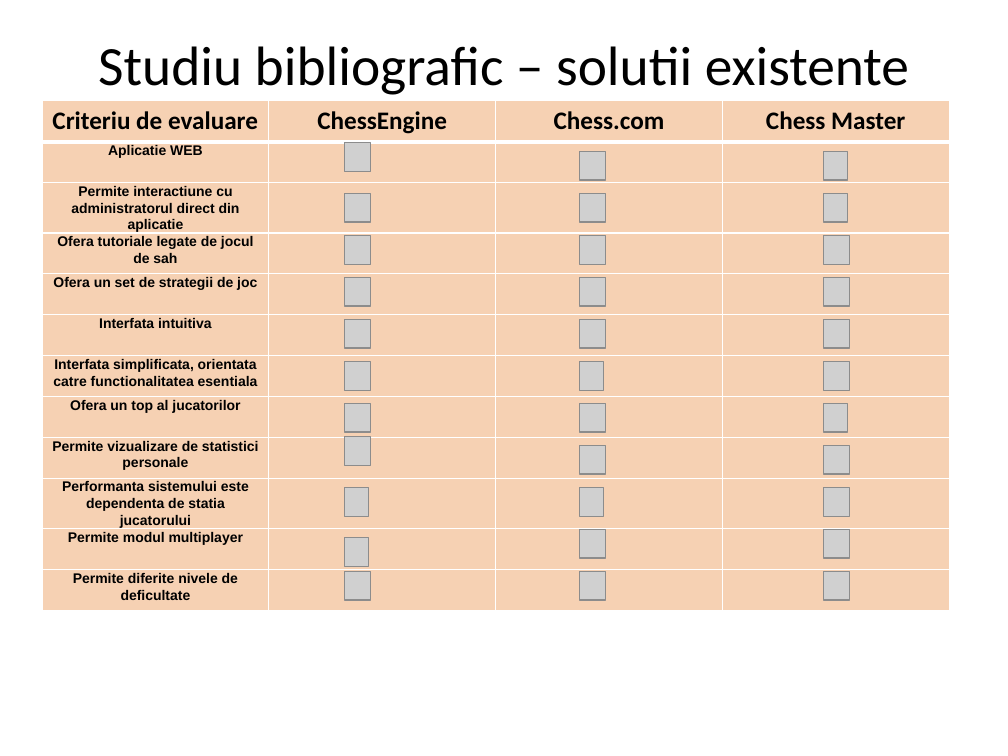
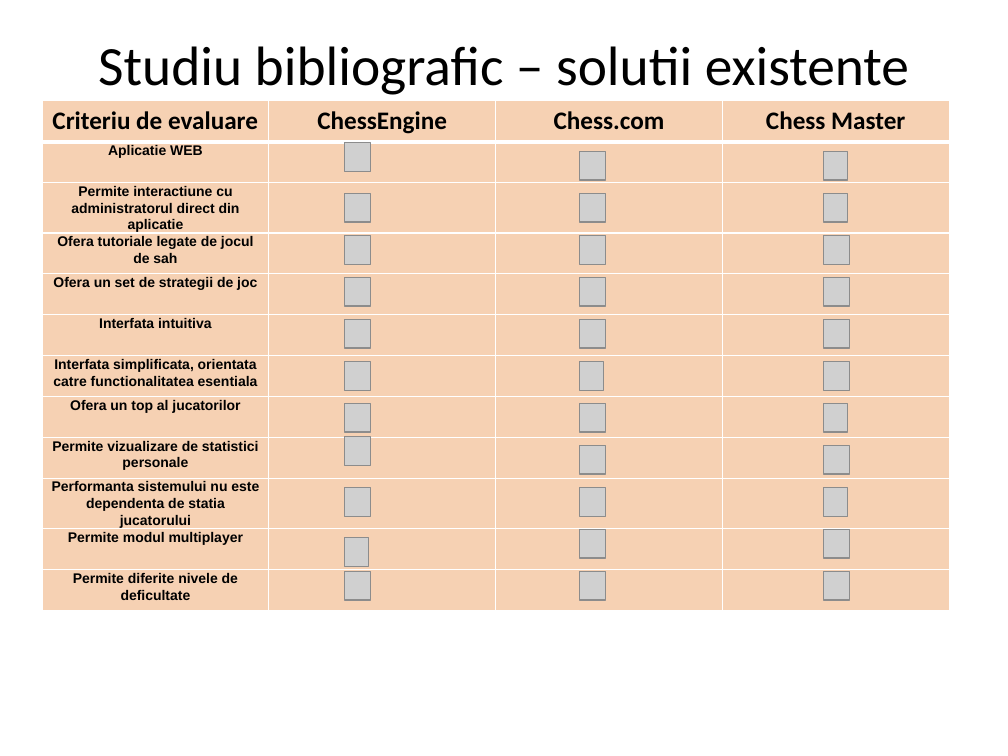
Before and after one commit to davidbalazs/chessEngine-documentation, a slide deck: slide 6 of Documentation written by me/Documente facute pentru facultate/SI_prezentare_finala.pptx. Drawn at 1008x756 pixels with LibreOffice and Linux fonts; fonts in the diff are those of the drawing; grey boxes stand for pictures; background and template pictures are left out. Boxes give left, top, right and bottom in pixels: in the first picture for what was removed or moved away, otherwise in the second. Text is boxed around its words. In the diff, an @@ line names an element or a change of style, - is before the commit and + after.

```diff
--- a/Documentation written by me/Documente facute pentru facultate/SI_prezentare_finala.pptx
+++ b/Documentation written by me/Documente facute pentru facultate/SI_prezentare_finala.pptx
@@ table at (42,101,950,611) @@
-row 10, column 1: Performanta sistemului este dependenta de statia jucatorului
+row 10, column 1: Performanta sistemului nu este dependenta de statia jucatorului
```
Also in this commit, not shown: 8 other slides changed, 2 slides removed, 9 other files.
